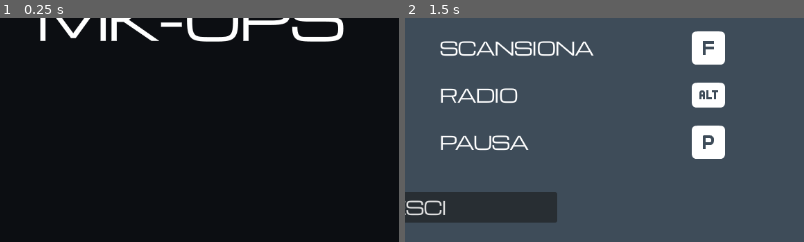
Above: before the commit, frames 1-2 (left to right).
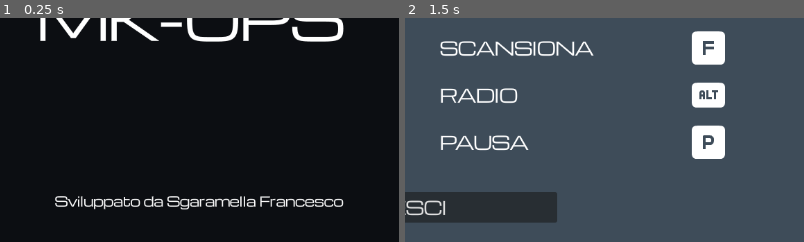
Above: after the commit, the same moments.

Repository: FraSga03/mk-ops
Game: Godot game, scene res://scenes/ui/main_menu.tscn
The game is run twice, just before and just after one commit, with the same random seed, the same clock (stepped at 60 frames per second) and the same inputs.
Inputs:
- Up to frame 1 (0.25 s): no input
- Up to frame 2 (1.5 s): click "COMANDI" at 0.5 s; click "LINGUA: IT" at 1.25 s
The pictures show only the part of the screen within x 48-98%, y 50-100%; the shares and areas given below are measured in that part.

The runs differ from the first frame. In frame 1, 1.8% of the frame differs, in the area x 13-87%, y 79-86%; in frame 2, nothing differs.

Commit message:
ref(level): Fix exit door sound, add alert sound and add developer label

Diff:
--- a/localization/game_translation.csv
+++ b/localization/game_translation.csv
@@ -1,5 +1,6 @@
 ,eng,it
 play,PLAY,GIOCA
+developer,Developed by Sgaramella Francesco,Sviluppato da Sgaramella Francesco
 commands,COMMANDS,COMANDI
 exit,EXIT,ESCI
 records,RECORDS,RECORD
--- a/scenes/enemies/enemy.tscn
+++ b/scenes/enemies/enemy.tscn
@@ -1,9 +1,10 @@
-[gd_scene load_steps=14 format=3 uid="uid://dtufecsq0clpx"]
+[gd_scene load_steps=15 format=3 uid="uid://dtufecsq0clpx"]
 
 [ext_resource type="Script" uid="uid://dqe5gs0i1wxog" path="res://scripts/enemies/enemy.gd" id="1_6xk8f"]
 [ext_resource type="PackedScene" uid="uid://d34ymsmbahx60" path="res://scenes/enemies/enemy_body.tscn" id="2_8e3ao"]
 [ext_resource type="AudioStream" uid="uid://diks3k0yon84d" path="res://assets/musics/stepfoot.mp3" id="3_38ino"]
 [ext_resource type="AudioStream" uid="uid://ckv825jly6f2g" path="res://assets/musics/enemy_hit.mp3" id="4_fcftc"]
+[ext_resource type="AudioStream" uid="uid://thgso1dfurxg" path="res://assets/musics/alert_sound.wav" id="5_lu5c6"]
 
 [sub_resource type="Animation" id="Animation_38ino"]
 length = 0.001
@@ -182,6 +183,11 @@
 pitch_scale = 2.0
 max_distance = 8.0
 
+[node name="AlertSoundPlayer" type="AudioStreamPlayer3D" parent="."]
+stream = ExtResource("5_lu5c6")
+volume_db = -15.0
+max_distance = 10.0
+
 [connection signal="body_entered" from="GameOverArea" to="." method="_on_game_over_area_body_entered"]
 [connection signal="body_exited" from="GameOverArea" to="." method="_on_game_over_area_body_exited"]
 [connection signal="timeout" from="StunTimer" to="." method="_on_stun_timer_timeout"]
--- a/scenes/levels/level_1.tscn
+++ b/scenes/levels/level_1.tscn
@@ -582,7 +582,7 @@
 curve = SubResource("Curve3D_gmpev")
 
 [node name="EnemyPath5" parent="Environment/Floor2/Enemies/Path3D2" index="0" instance=ExtResource("6_iwr0g")]
-transform = Transform3D(0.998849, 7.84463e-06, -0.0475648, -7.85351e-06, 0.999983, -2.84211e-14, 0.0475649, 3.73559e-07, 0.998847, -0.351224, 0, -21.4489)
+transform = Transform3D(0.998849, 7.84463e-06, -0.0475648, -7.8535e-06, 0.999983, -2.84211e-14, 0.0475649, 3.73559e-07, 0.998847, -0.351224, 0, -21.4489)
 progress = 104.49
 
 [node name="FocusAreas" type="Node3D" parent="Environment/Floor2" index="6"]
--- a/scenes/levels/level_2.tscn
+++ b/scenes/levels/level_2.tscn
@@ -322,9 +322,6 @@
 [node name="ImmovableLight8" parent="Environment/RoomA/Lights" index="14" instance=ExtResource("11_ndlae")]
 transform = Transform3D(-4.37114e-08, 0, -1, 0, 1, 0, 1, 0, -4.37114e-08, -8, 0.9, 6.5438)
 
-[node name="ImmovableLight3" parent="Environment/RoomA/Lights" index="15" instance=ExtResource("11_ndlae")]
-transform = Transform3D(-4.37114e-08, 0, -1, 0, 1, 0, 1, 0, -4.37114e-08, -19, 0.9, 12)
-
 [node name="Enemies" type="Node3D" parent="Environment/RoomA" index="5"]
 transform = Transform3D(1, 0, 0, 0, 1, 0, 0, 0, 1, 0, 0.5, 0)
 
--- a/scenes/ui/main_menu.tscn
+++ b/scenes/ui/main_menu.tscn
@@ -123,6 +123,27 @@
 text = "MK-OPS"
 vertical_alignment = 1
 
+[node name="Developer" type="MarginContainer" parent="."]
+layout_mode = 1
+anchors_preset = 3
+anchor_left = 1.0
+anchor_top = 1.0
+anchor_right = 1.0
+anchor_bottom = 1.0
+offset_left = -545.0
+offset_top = -107.0
+grow_horizontal = 0
+grow_vertical = 0
+theme_override_constants/margin_right = 100
+theme_override_constants/margin_bottom = 10
+
+[node name="DeveloperLabel" type="Label" parent="Developer"]
+layout_mode = 2
+theme_override_font_sizes/font_size = 18
+text = "sviluppato da"
+horizontal_alignment = 2
+vertical_alignment = 1
+
 [node name="AudioStreamPlayer" type="AudioStreamPlayer" parent="."]
 stream = ExtResource("3_1g8jr")
 volume_db = -5.0
@@ -134,3 +155,4 @@
 [connection signal="pressed" from="Buttons/VBoxContainer/LangButton" to="." method="_on_lang_button_pressed"]
 [connection signal="pressed" from="Buttons/VBoxContainer/ExitButton" to="." method="_on_exit_button_pressed"]
 [connection signal="gui_input" from="Title" to="." method="_on_title_gui_input"]
+[connection signal="gui_input" from="Developer" to="." method="_on_title_gui_input"]
--- a/scripts/enemies/enemy.gd
+++ b/scripts/enemies/enemy.gd
@@ -9,6 +9,7 @@
 @onready var detection_timer: Timer = $DetectionTimer
 @onready var hit_sound_player: AudioStreamPlayer3D = $HitSoundPlayer
 @onready var step_audio_player: AudioStreamPlayer3D = $StepAudioPlayer
+@onready var alert_sound_player: AudioStreamPlayer3D = $AlertSoundPlayer
 
 signal on_enemy_death;
 signal on_player_detect;
@@ -44,6 +45,7 @@
 func on_detect_player():
 	show_exlamation_mark();
 	stop_and_remove_tween();
+	alert_sound_player.play();
 
 	enemy_body.aiming();
 	look_at(detected_player.global_position);
@@ -60,9 +62,7 @@
 	enemy_body.idle();
 	stun_animation(true);
 
-	if tween != null:
-		tween.stop();
-		tween = null;
+	stop_and_remove_tween();
 
 func stun_animation(val):
 	particles.visible = true;
--- a/scripts/immovable_objects/immovable_exit_door.gd
+++ b/scripts/immovable_objects/immovable_exit_door.gd
@@ -4,6 +4,10 @@
 
 signal on_door_entered;
 
+var is_door_disabled = false;
+
 func _on_area_3d_body_entered(_body: Node3D) -> void:
-	door_sound_player.play();
+	if !is_door_disabled:
+		door_sound_player.play();
+
 	on_door_entered.emit();
--- a/scripts/levels/level_2.gd
+++ b/scripts/levels/level_2.gd
@@ -7,6 +7,7 @@
 @onready var enemy_path_4: PathFollow3D = $Environment/RoomD/Enemies/Path3D/EnemyPath
 @onready var exit_area_control: Area3D = $Environment/RoomD/ExitAreaControl
 @onready var progress_bar: CSGBox3D = $Environment/RoomD/ExitAreaControl/ProgressBar
+@onready var immovable_exit_door: StaticBody3D = $Environment/RoomD/Environment/ImmovableExitDoor
 
 var dialogues = {
 	"init": {
@@ -126,6 +127,8 @@
 func update_progress_bar_color(body: Node3D) -> void:
 	var bodies = get_bodies_in_control_area();
 
+	immovable_exit_door.is_door_disabled = true;
+
 	if bodies.size() == 0:
 		progress_bar.material.albedo_color= Color.RED;
 	elif bodies.size() == 1:
@@ -134,6 +137,7 @@
 		progress_bar.material.albedo_color= Color.ORANGE;
 	elif bodies.size() == 3:
 		progress_bar.material.albedo_color= Color.GREEN
+		immovable_exit_door.is_door_disabled = false;
 
 func get_bodies_in_control_area():
 	var bodies = exit_area_control.get_overlapping_bodies();
--- a/scripts/ui/main_menu.gd
+++ b/scripts/ui/main_menu.gd
@@ -6,6 +6,7 @@
 @onready var record_button: Button = $Buttons/VBoxContainer/RecordButton
 @onready var lang_button: Button = $Buttons/VBoxContainer/LangButton
 @onready var exit_button: Button = $Buttons/VBoxContainer/ExitButton
+@onready var developer_label: Label = $Developer/DeveloperLabel
 
 var options = preload("res://scenes/ui/commands.tscn");
 var records = preload("res://scenes/ui/records.tscn");
@@ -42,6 +43,7 @@
 	record_button.text = tr("records");
 	lang_button.text = tr("language");
 	exit_button.text = tr("exit");
+	developer_label.text = tr("developer");
 
 func _on_play_button_pressed() -> void:
 	get_tree().get_root().add_child(levels.instantiate());
Binary file changed: localization/game_translation.eng.translation
Binary file changed: localization/game_translation.it.translation
Not shown, added: assets/musics/alert_sound.wav
